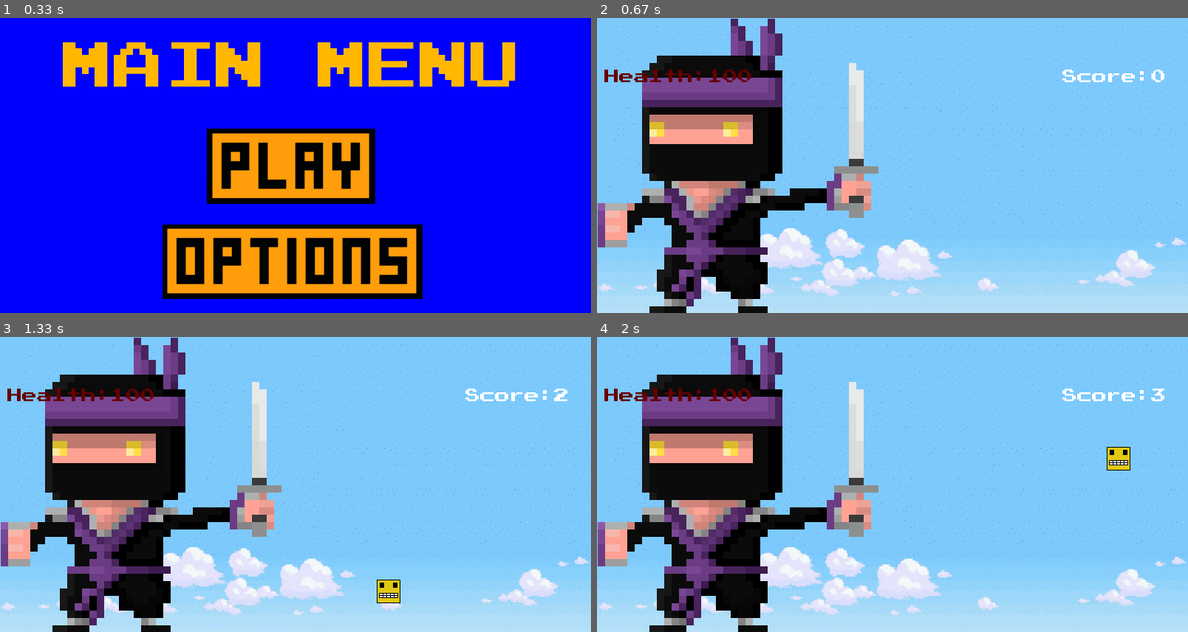
Above: before the commit, frames 1-4 (two rows, left to right).
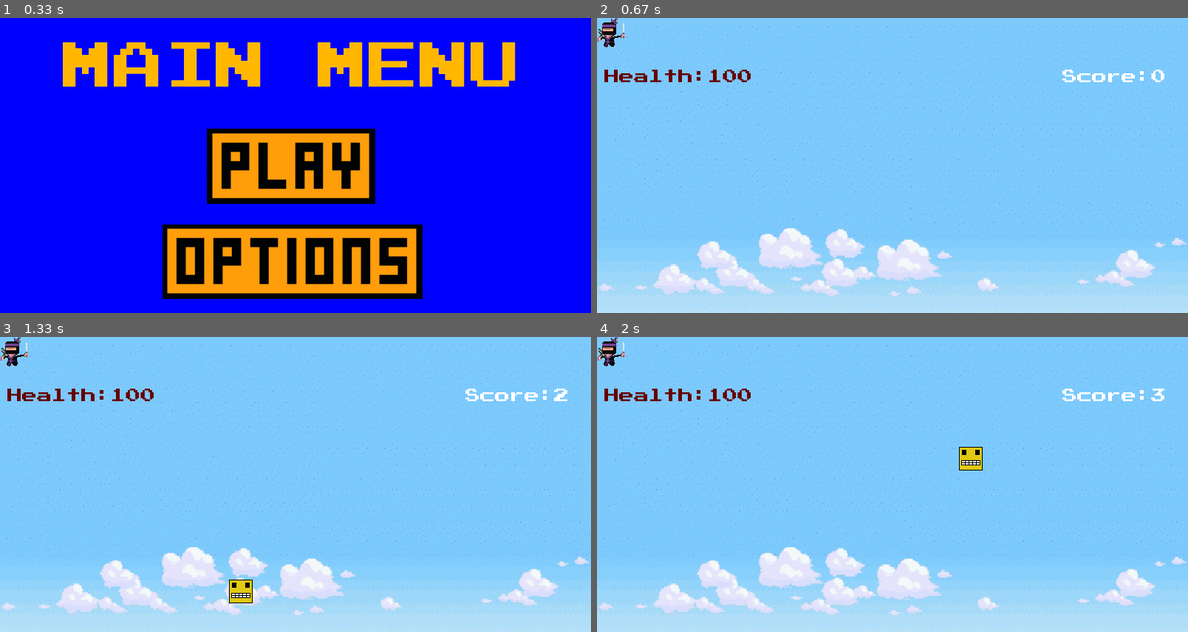
Above: after the commit, the same moments.

Repository: i-kratko/pygame-tues-fest
Game: pygame game, started from Code/main.py
Two runs of this game, one before a commit and one after it. Both use one fixed random seed, a clock stepped at 60 frames per second and the inputs below.
Inputs (mouse positions are in pixels of both pictures, inside the frame that each line leads up to):
- Up to frame 1 (0.33 s): no input
- Up to frame 2 (0.67 s): click (892, 165) at 0.38 s
- Up to frame 3 (1.33 s): tap Space at 0.67 s; hold D from 1 s (still down)
- Up to frame 4 (2 s): release D at 1.47 s; hold W 1.5-1.8 s; hold D from 1.83 s (still down)

Frame 1 is identical in both runs. In frame 2, 21% of the frame differs, in the area x 0-48%, y 0-100%; in frame 3, 22%; in frame 4, 22%, in the area x 0-91%, y 0-100%.

Commit message:
leko bruh

Diff:
--- a/Code/boss.py
+++ b/Code/boss.py
@@ -6,6 +6,7 @@
     def __init__(self, x, y, spritePath, health):
         super().__init__()
         self.image = pygame.image.load(const.bossSpritePath)
+        self.image = pygame.transform.scale(self.image, (38, 40))
         self.image.set_colorkey((255, 255, 255))
         self.rect = self.image.get_rect()
         self.x = int(x)
--- a/Code/const.py
+++ b/Code/const.py
@@ -16,6 +16,7 @@
 bryhsound = "Audio/bryh.wav"
 ##### SPRITE PATHS #####
 playerSpritePath = "Graphics\PlayerSprite.png"
+daggerSpritePath = "Graphics\Weapons\sword.png.png"
 bossSpritePath = "Graphics/Bosses/boss_4.png"
 playButtonPath = "Graphics/playbutton.png"
 optionsButtonPath = "Graphics/optionsbutton.png"
--- a/Code/main.py
+++ b/Code/main.py
@@ -4,6 +4,7 @@
 from sys import exit
 from boss import Boss
 import const
+from weapon import Weapon
 from player import Player
 from button import Button
 from trigger import Trigger
@@ -44,8 +45,6 @@
 
             display.blit(bgSurface,(0,0))
             display.blit(BACK_BUTTON.image, (280, 500))
-            #display.blit(OPTIONS_BUTTON.image, (125, 150))
-            #display.blit(QUIT_BUTTON.image, (230, 250))
 
             pygame.display.update()
             clock.tick(const.FPS)
@@ -99,8 +98,6 @@
             display.blit(PLAY_BUTTON.image, (280, 150))
             display.blit(OPTIONS_BUTTON.image, (220,280))
             display.blit(QUIT_BUTTON.image, (280,410))
-            #display.blit(OPTIONS_BUTTON.image, (125, 150))
-            #display.blit(QUIT_BUTTON.image, (230, 250))
 
             pygame.display.update()
             clock.tick(const.FPS)
@@ -115,7 +112,6 @@
         testTrigger = Trigger(730, 550, 20, 20)
         triggerGroup = []
         triggerGroup.append(testTrigger)
-
         background = pygame.image.load(const.gameBackgroundPath)
         bgScaled = pygame.transform.scale(background, (800, 600))
         floor_surface= pygame.image.load(const.floorPath)
@@ -123,11 +119,13 @@
         platform_surface=pygame.transform.scale(platform_surface, (178, 52))
         platform_list=[]
         platform_height= [200, 300, 400, 500]
-        boss = Boss(300, 408, const.bossSpritePath, 100)
+        boss = Boss(500, 408, const.bossSpritePath, 100)
         spawn_platform=pygame.USEREVENT
         pygame.time.set_timer(spawn_platform, const.spawn_platform_time)
         #creating the player
-        player = Player(300, 408, const.playerSpritePath, 100)
+        player = Player(100, 408, const.playerSpritePath, 100)
+        dagger = Weapon(350,408, const.daggerSpritePath, 20)
+        dagger.pickUp(player)
         playerGroup = pygame.sprite.Group()
         playerGroup.add(player)
         #score
@@ -157,8 +155,6 @@
             for platform in platforms:
                 display.blit(platform_surface, platform)
 
-
-
         #sounds
         bryh_sound=pygame.mixer.Sound(const.bryhsound)
 
@@ -221,6 +217,7 @@
             for trigger in triggerGroup:
                 display.blit(trigger.trigger, (trigger.x, trigger.y))
             display.blit(player.image,(player.rect.x, player.rect.y))
+            display.blit(dagger.image,(dagger.rect.x, dagger.rect.y))
             display.blit(boss.image, (boss.rect.x, boss.rect.y))
             display_score()
             score+=0.04
--- /dev/null
+++ b/Code/weapon.py
@@ -0,0 +1,18 @@
+import pygame
+from pygame import sprite
+from player import Player
+import const
+
+class Weapon(pygame.sprite.Sprite):
+    def __init__(self, x, y, spritePath, damage):
+        super().__init__()
+        self.image = pygame.image.load(spritePath)
+        self.image = pygame.transform.scale(self.image, (28, 30))
+        self.rect = self.image.get_rect()
+        self.x = int(x)
+        self.y = int(y)
+        self.damage = int(damage)
+
+    def pickUp(self, player):
+        if self.rect.colliderect(player):
+            print("bruH")
Binary file added: Graphics/Weapons/dagger.png
Binary file added: Graphics/Weapons/sword.png.png
Binary file added: Graphics/pngwing.com.png
Binary file added: Graphics/zombie.png
